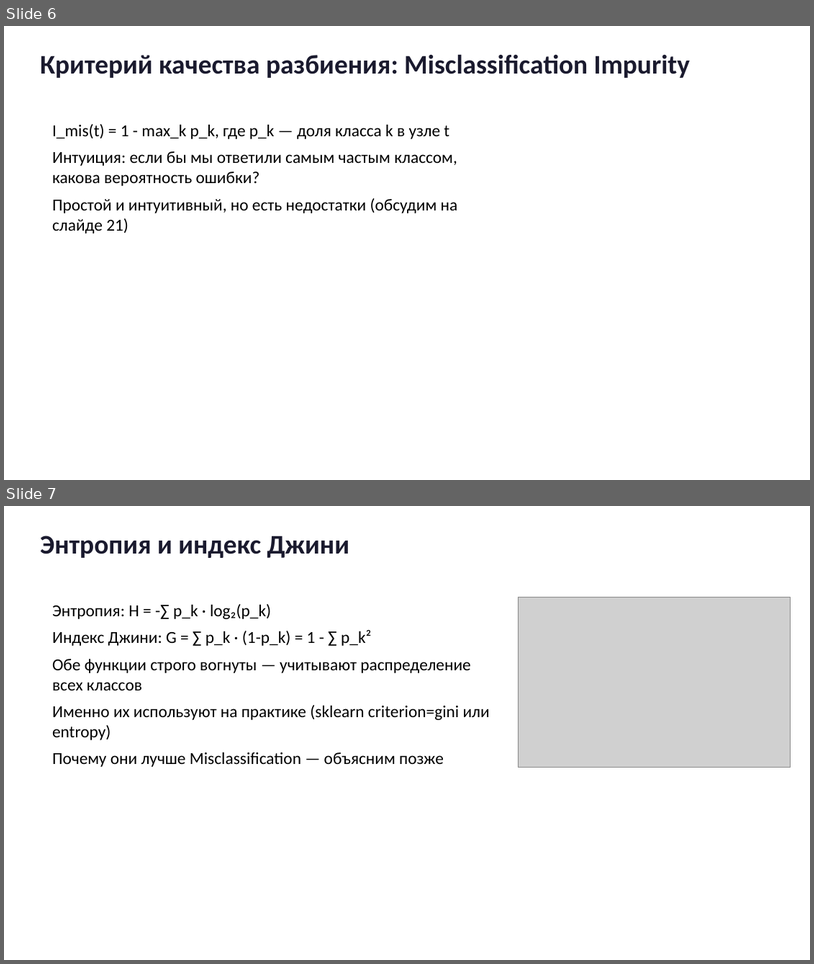
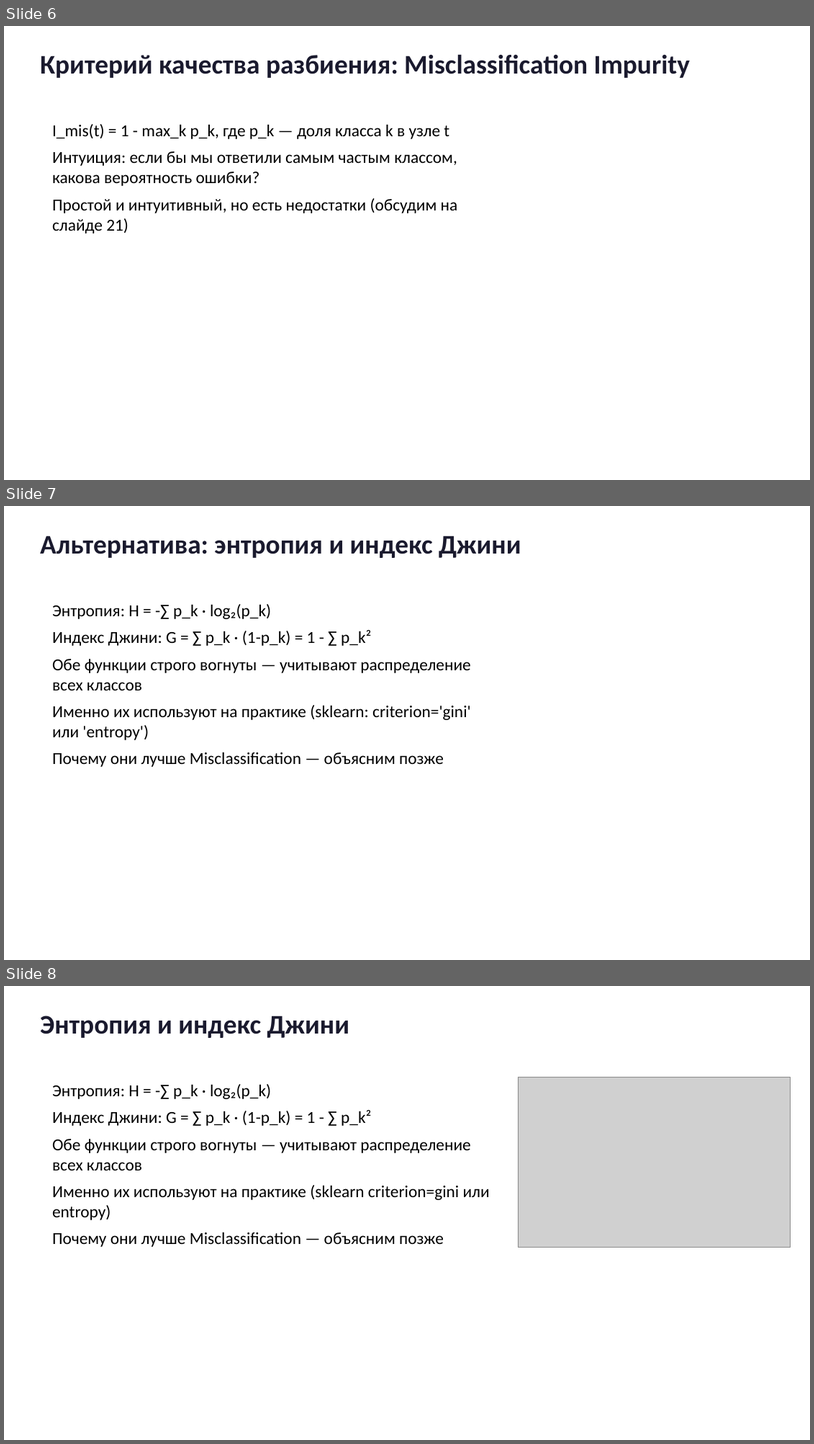
Before and after one commit to gurovic/ml-lessons, a slide deck: lessons/derevo_resheniy/presentation.pptx. Shown one above the other, each under a label of ours: slides 6 and 7 before the commit, slides 6, 7 and 8 after it. The pictures are 814x964 and 814x1444 pixels, drawn with LibreOffice and Linux fonts; fonts in the diff are those of the drawing; grey boxes stand for pictures. Boxes give left, top, right and bottom in pixels: in the first picture for what was removed or moved away, otherwise in the second. Text is boxed around its words. In the diff, an @@ line names an element or a change of style, - is before the commit and + after.

```diff
--- a/lessons/derevo_resheniy/presentation.pptx
+++ b/lessons/derevo_resheniy/presentation.pptx
@@ slide 7 added at [4, 506, 810, 960], background #FFFFFF @@
@@ text added at [40, 536, 522, 558], 32 pt, text #1A1A2E, bold @@
+Альтернатива: энтропия и индекс Джини
@@ text added at [52, 604, 471, 767], 20 pt, text #000000 @@
+Энтропия: H = -∑ p_k · log₂(p_k)
+Индекс Джини: G = ∑ p_k · (1-p_k) = 1 - ∑ p_k²
+Обе функции строго вогнуты — учитывают распределение всех классов
+Именно их используют на практике (sklearn: criterion='gini' или 'entropy')
+Почему они лучше Misclassification — объясним позже
@@ what was slide 7 is now slide 8 @@
```
Also in this commit, not shown: 4 other slides added, 20 other files.
